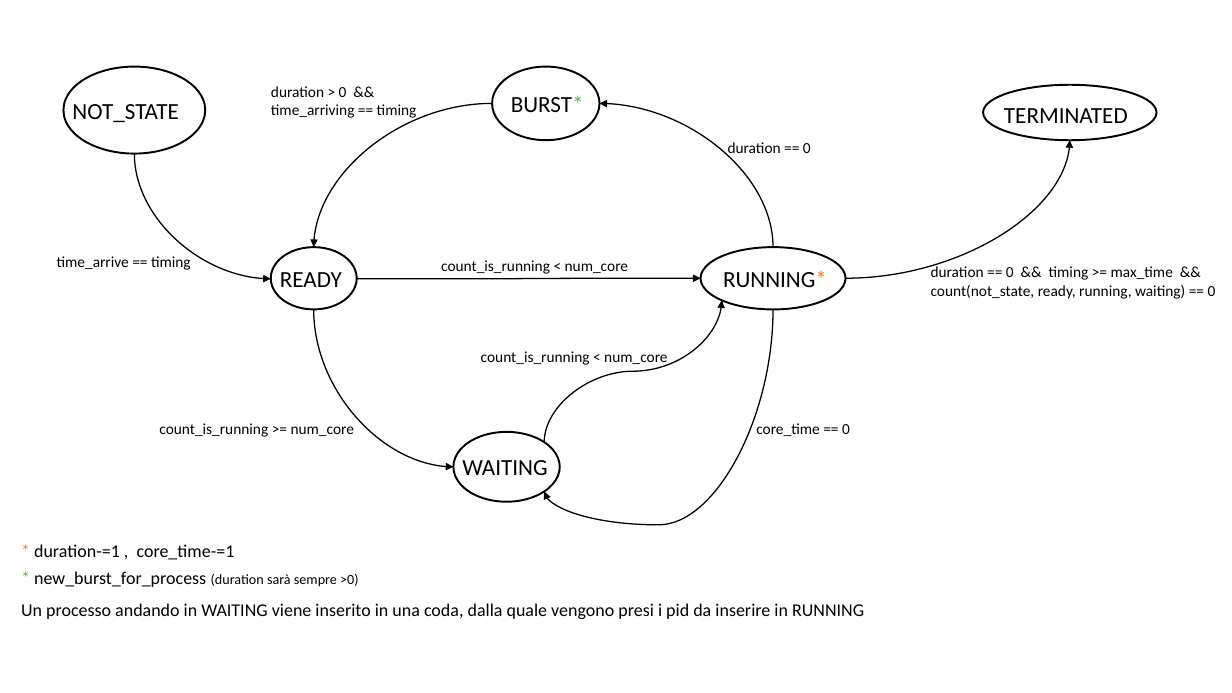
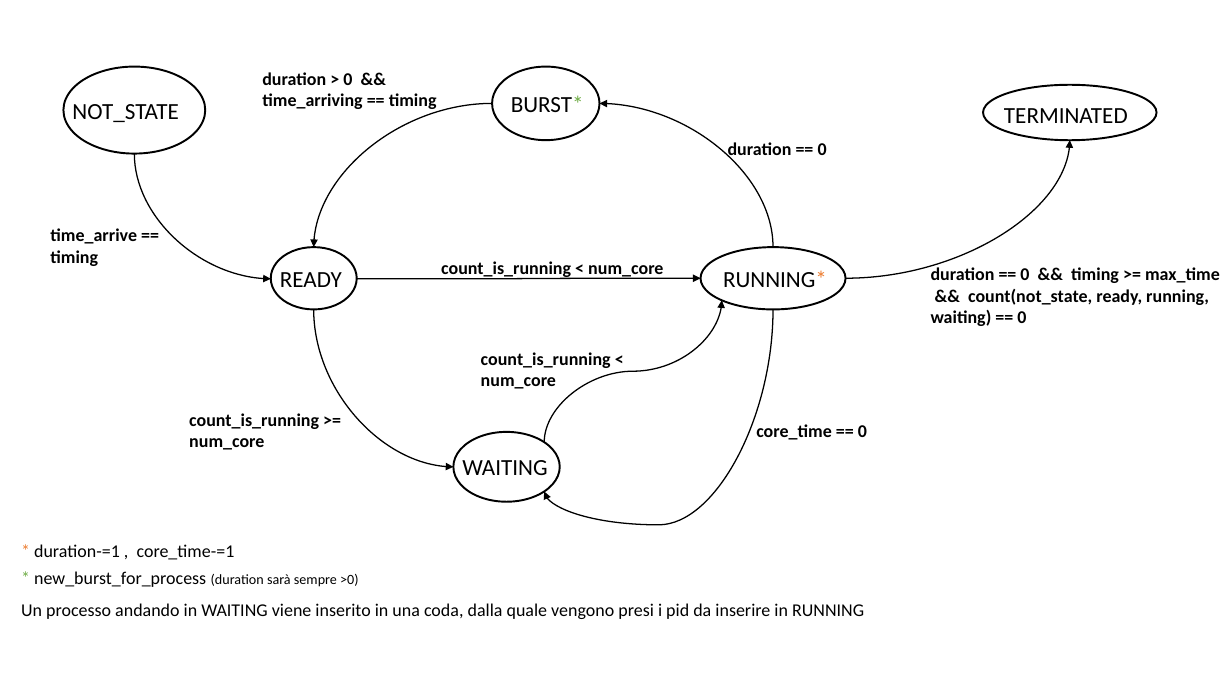
Before and after one commit to simo-30/Relazione_finale_laurea_triennale, a slide deck: slide 1 of relazione/Schemi a stati finiti/RR/schema a stati finiti RR.pptx. Drawn at 1232x693 pixels with LibreOffice and Linux fonts; fonts in the diff are those of the drawing. Boxes give left, top, right and bottom in pixels: in the first picture for what was removed or moved away, otherwise in the second. Text is boxed around its words. In the diff, an @@ line names an element or a change of style, - is before the commit and + after.

```diff
--- a/relazione/Schemi a stati finiti/RR/schema a stati finiti RR.pptx
+++ b/relazione/Schemi a stati finiti/RR/schema a stati finiti RR.pptx
@@ text "duration > 0 && time_arriving ...": place and size @@
-text "duration > 0 && time_arriving ..." at (271,86,417,120)
+text "duration > 0 && time_arriving ..." at (262,72,437,112)
@@ size 12 to 14 pt, bold on in 8 elements at (262,72,437,112), (441,261,663,279), (756,424,867,440), (931,265,1220,326), (481,352,611,389), (728,142,827,160), (189,413,319,450), (50,228,137,266) @@
@@ text "time_arrive == timing": place and size @@
-text "time_arrive == timing" at (57,256,191,270)
+text "time_arrive == timing" at (50,228,137,266)
@@ text "count_is_running >= num_core": place and size @@
-text "count_is_running >= num_core" at (159,423,354,437)
+text "count_is_running >= num_core" at (189,413,319,450)
```
Also in this commit, not shown: 7 other files.
